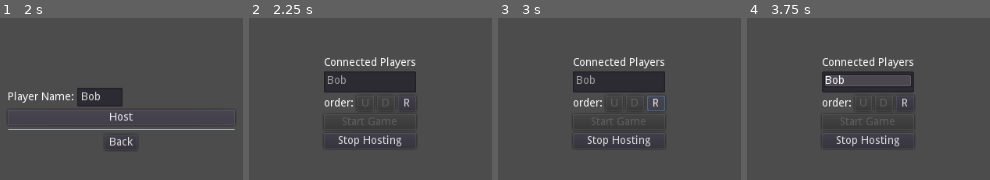
Above: before the commit, frames 1-4 (left to right).
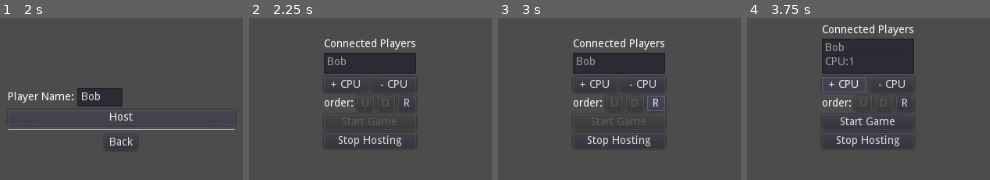
Above: after the commit, the same moments.

Repository: ssalanski/OhHell
Game: Godot game, scene res://MainMenu.tscn
Two runs of this game, one before a commit and one after it. Both use one fixed random seed, a clock stepped at 60 frames per second and the inputs below.
Inputs (mouse positions are in pixels of both pictures, inside the frame that each line leads up to):
- Up to frame 1 (2 s): tap Enter at 0.5 s; move the mouse to (outside the picture) at 0.52 s; click (outside the picture) at 0.67 s; click "Host Game" at 1.25 s
- Up to frame 2 (2.25 s): click "Host" at 2 s
- Up to frame 3 (3 s): click "R" at 2.75 s
- Up to frame 4 (3.75 s): click (844, 84) at 3.5 s, where only the run after the commit has a clickable "+ CPU"

Frame 1 is identical in both runs. In frame 2, 6.5% of the frame differs, in the area x 30-69%, y 12-46%; in frame 3, 6.5%; in frame 4, 11%, in the area x 30-69%, y 3-67%.

Commit message:
add controls for lobby host to add/remove CPU players

Diff:
--- a/Lobby.gd
+++ b/Lobby.gd
@@ -38,13 +38,19 @@
 	print("NETWORK EVENT: player connected: " + str(id))
 	# send our own info to them to register in their game
 	rpc_id(id, "register_player", my_name)
+	if i_am_host:
+		# CPU players wont trigger a _on_player_connected for the client player
+		# so the lobby host should send CPU player info to a newly connected client
+		for player_id in players:
+			if players[player_id].begins_with("CPU"):
+				rpc_id(id, "register_cpu")
 
 func _on_player_disconnected(id):
 	print("NETWORK EVENT: player disconnected: " + str(id))
 	unregister_player(id)
 	if i_am_host:
 		for player_id in players:
-			if player_id != 1:
+			if player_id != 1 && !players[player_id].begins_with("CPU"):
 				rpc_id(player_id, "unregister_player", id)
 
 # client code
@@ -86,6 +92,28 @@
 	players = {}
 	emit_signal("disconnected_from_host")
 
+remote func register_cpu():
+	if i_am_host:
+		rpc("register_cpu")
+	var cpu_count = 0
+	for player_id in players:
+		if players[player_id].begins_with("CPU"):
+			cpu_count = cpu_count + 1
+	var cpuid = 10000 + cpu_count + 1
+	players[cpuid] = str("CPU:"+str(cpuid-10000))
+	emit_signal("connected_players_update", players)
+
+remote func unregister_cpu():
+	if i_am_host:
+		rpc("unregister_cpu")
+	var cpu_count = 0
+	for player_id in players:
+		if players[player_id].begins_with("CPU"):
+			cpu_count = cpu_count + 1
+	var cpuid = 10000 + cpu_count
+	players.erase(cpuid)
+	emit_signal("connected_players_update", players)
+
 
 func _ready():
 	get_tree().connect("network_peer_connected", self, "_on_player_connected")
--- a/MainMenu.gd
+++ b/MainMenu.gd
@@ -43,6 +43,8 @@
 	$GameLobby.show()
 	$GameLobby/StartGameButton.hide()
 	$GameLobby/DisconnectButton.text = "Disconnect"
+	$GameLobby/CPUControls.hide()
+	$GameLobby/SeatingControls.hide()
 
 func _on_HostButton_pressed():
 	Lobby.host_game($HostServerMenu/PlayerName/Input.text)
@@ -51,6 +53,8 @@
 	$GameLobby/StartGameButton.disabled = true
 	$GameLobby/StartGameButton.show()
 	$GameLobby/DisconnectButton.text = "Stop Hosting"
+	$GameLobby/CPUControls.show()
+	$GameLobby/SeatingControls.show()
 
 func _on_StopHostingButton_pressed():
 	Lobby.close_connections()
@@ -83,7 +87,7 @@
 	_on_PlayerList_item_selected(idx+1)
 
 func _on_RandomButton_pressed():
-	$GameLobby/PlayerList.unselect_all()
+	#$GameLobby/PlayerList.unselect_all()
 	for idx in range($GameLobby/PlayerList.get_item_count()):
 		var rand_idx = rand_range(idx,$GameLobby/PlayerList.get_item_count())
 		$GameLobby/PlayerList.move_item(idx, rand_idx)
@@ -97,3 +101,11 @@
 func _on_PlayerList_item_selected(index):
 	$GameLobby/SeatingControls/DownButton.disabled = (index == ($GameLobby/PlayerList.get_item_count() - 1))
 	$GameLobby/SeatingControls/UpButton.disabled = (index == 0)
+
+
+func _on_AddCPUButton_pressed():
+	Lobby.register_cpu()
+
+
+func _on_RemoveCPUButton_pressed():
+	Lobby.unregister_cpu()
--- a/MainMenu.tscn
+++ b/MainMenu.tscn
@@ -195,10 +195,28 @@
 items = [ "Item 0", null, false, "Item 1", null, false, "Item 2", null, false, "Item 3", null, false ]
 auto_height = true
 
+[node name="CPUControls" type="HBoxContainer" parent="GameLobby"]
+margin_top = 103.0
+margin_right = 118.0
+margin_bottom = 123.0
+
+[node name="AddCPUButton" type="Button" parent="GameLobby/CPUControls"]
+margin_right = 57.0
+margin_bottom = 20.0
+size_flags_horizontal = 3
+text = "+ CPU"
+
+[node name="RemoveCPUButton" type="Button" parent="GameLobby/CPUControls"]
+margin_left = 61.0
+margin_right = 118.0
+margin_bottom = 20.0
+size_flags_horizontal = 3
+text = "- CPU"
+
 [node name="SeatingControls" type="HBoxContainer" parent="GameLobby"]
-margin_top = 103.0
-margin_right = 118.0
-margin_bottom = 123.0
+margin_top = 127.0
+margin_right = 118.0
+margin_bottom = 147.0
 size_flags_horizontal = 3
 
 [node name="Label" type="Label" parent="GameLobby/SeatingControls"]
@@ -234,16 +252,16 @@
 text = "R"
 
 [node name="StartGameButton" type="Button" parent="GameLobby"]
-margin_top = 127.0
-margin_right = 118.0
-margin_bottom = 147.0
+margin_top = 151.0
+margin_right = 118.0
+margin_bottom = 171.0
 disabled = true
 text = "Start Game"
 
 [node name="DisconnectButton" type="Button" parent="GameLobby"]
-margin_top = 151.0
-margin_right = 118.0
-margin_bottom = 171.0
+margin_top = 175.0
+margin_right = 118.0
+margin_bottom = 195.0
 text = "Disconnect"
 
 [connection signal="pressed" from="MainMenu/HostMenuButton" to="." method="_on_HostMenuButton_pressed"]
@@ -255,6 +273,8 @@
 [connection signal="pressed" from="HostServerMenu/BackButton" to="." method="_on_BackButton_pressed"]
 [connection signal="item_selected" from="GameLobby/PlayerList" to="." method="_on_PlayerList_item_selected"]
 [connection signal="nothing_selected" from="GameLobby/PlayerList" to="." method="_on_PlayerList_nothing_selected"]
+[connection signal="pressed" from="GameLobby/CPUControls/AddCPUButton" to="." method="_on_AddCPUButton_pressed"]
+[connection signal="pressed" from="GameLobby/CPUControls/RemoveCPUButton" to="." method="_on_RemoveCPUButton_pressed"]
 [connection signal="pressed" from="GameLobby/SeatingControls/UpButton" to="." method="_on_UpButton_pressed"]
 [connection signal="pressed" from="GameLobby/SeatingControls/DownButton" to="." method="_on_DownButton_pressed"]
 [connection signal="pressed" from="GameLobby/SeatingControls/RandomButton" to="." method="_on_RandomButton_pressed"]
